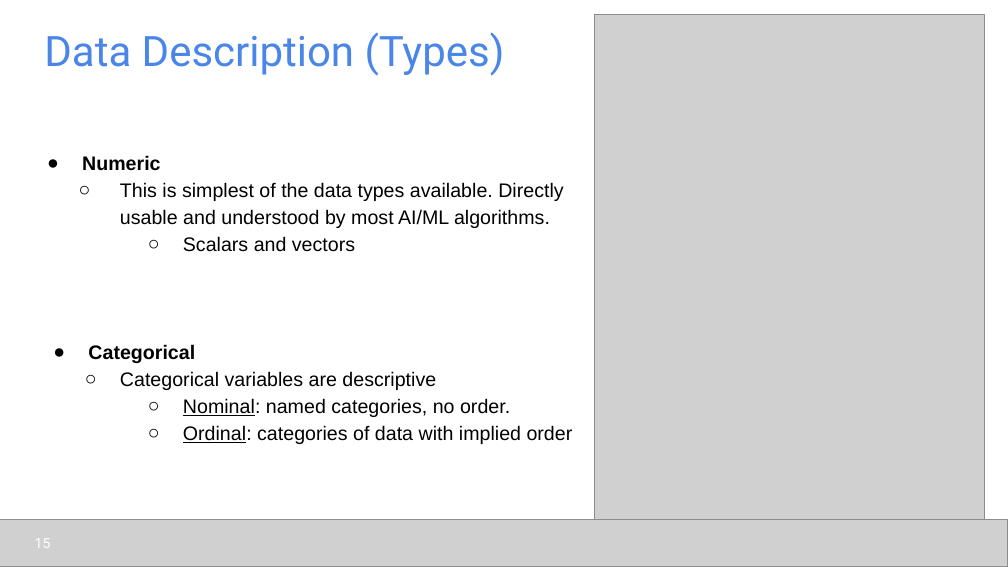
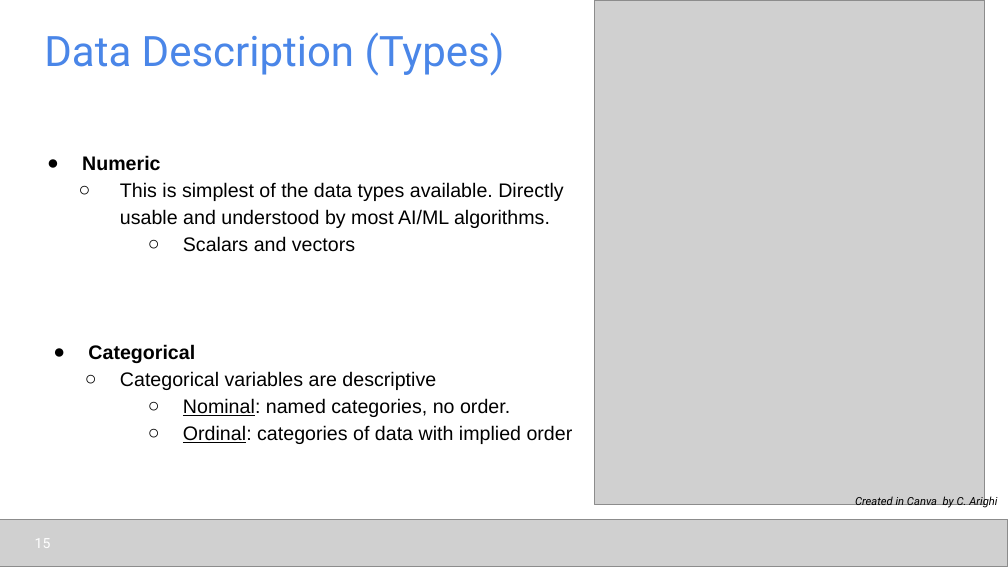
Before and after one commit to udel-cbcb/al_ml_workshop, a slide deck: slide 15 of Day_2/Lectures/Day_2_Lecture_1_Data_Collection_Data_Preparation.pptx. Drawn at 1008x567 pixels with LibreOffice and Linux fonts; fonts in the diff are those of the drawing; grey boxes stand for pictures. Boxes give left, top, right and bottom in pixels: in the first picture for what was removed or moved away, otherwise in the second. Text is boxed around its words. In the diff, an @@ line names an element or a change of style, - is before the commit and + after.

```diff
--- a/Day_2/Lectures/Day_2_Lecture_1_Data_Collection_Data_Preparation.pptx
+++ b/Day_2/Lectures/Day_2_Lecture_1_Data_Collection_Data_Preparation.pptx
@@ picture moved from (x1=595, y1=15, x2=985, y2=520) to (x1=595, y1=0, x2=985, y2=505) @@
@@ text added at (x1=855, y1=495, x2=997, y2=509), 8 pt, text #000000, italic @@
+Created in Canva by C. Arighi
```
Also in this commit, not shown: 2 other slides changed, 3 other files.
